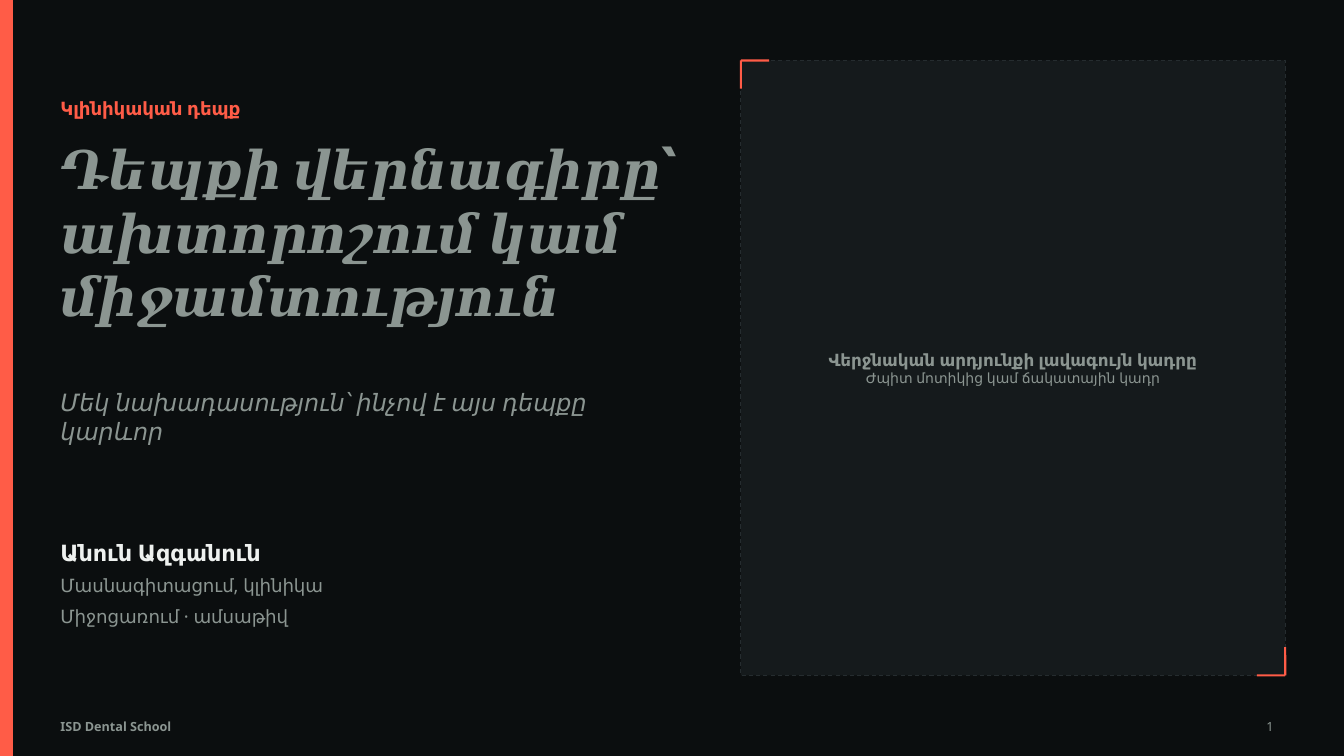
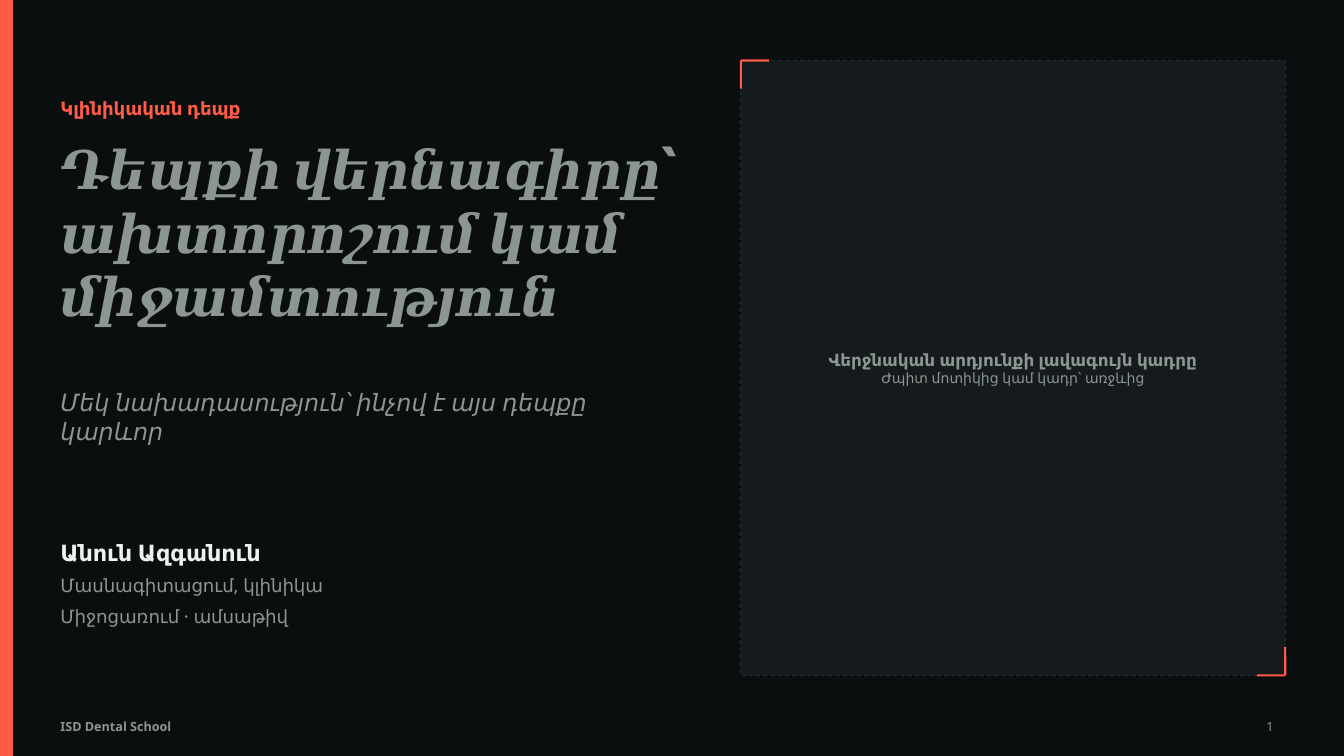
Before and after one commit to AvagHovhannisyann/Hello, a slide deck: slide 1 of assets/ISD_Case_Presentation_Template.pptx. Drawn at 1344x756 pixels with LibreOffice and Linux fonts; fonts in the diff are those of the drawing. Boxes give left, top, right and bottom in pixels: in the first picture for what was removed or moved away, otherwise in the second. Text is boxed around its words. In the diff, an @@ line names an element or a change of style, - is before the commit and + after.

```diff
--- a/assets/ISD_Case_Presentation_Template.pptx
+++ b/assets/ISD_Case_Presentation_Template.pptx
@@ text at (881,372,1144,386): text changed @@
-Ժպիտ մոտիկից կամ ճակատային կադր
+Ժպիտ մոտիկից կամ կադր՝ առջևից
```
Also in this commit, not shown: 1 other slide changed, 5 other files.
